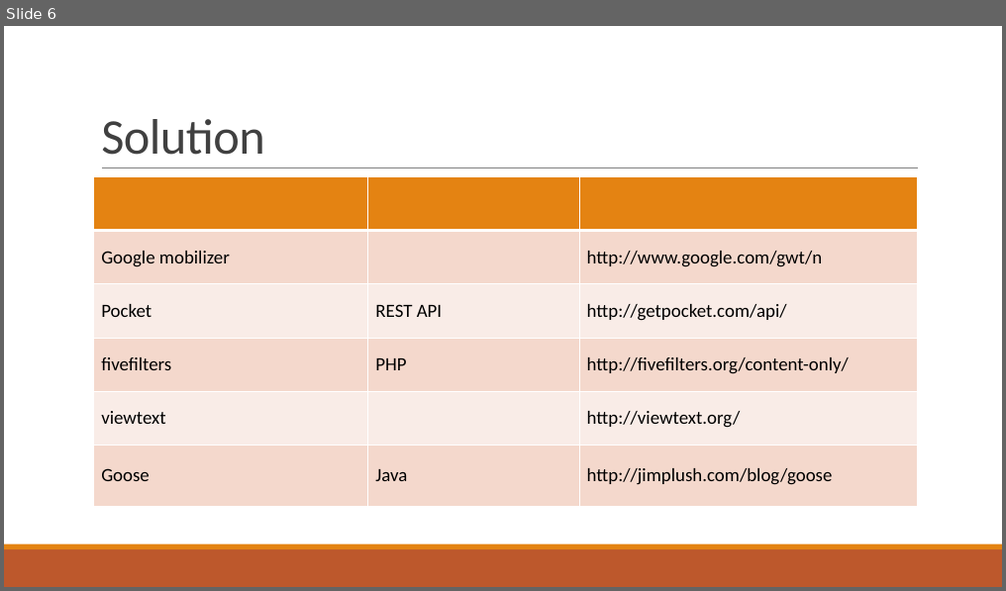
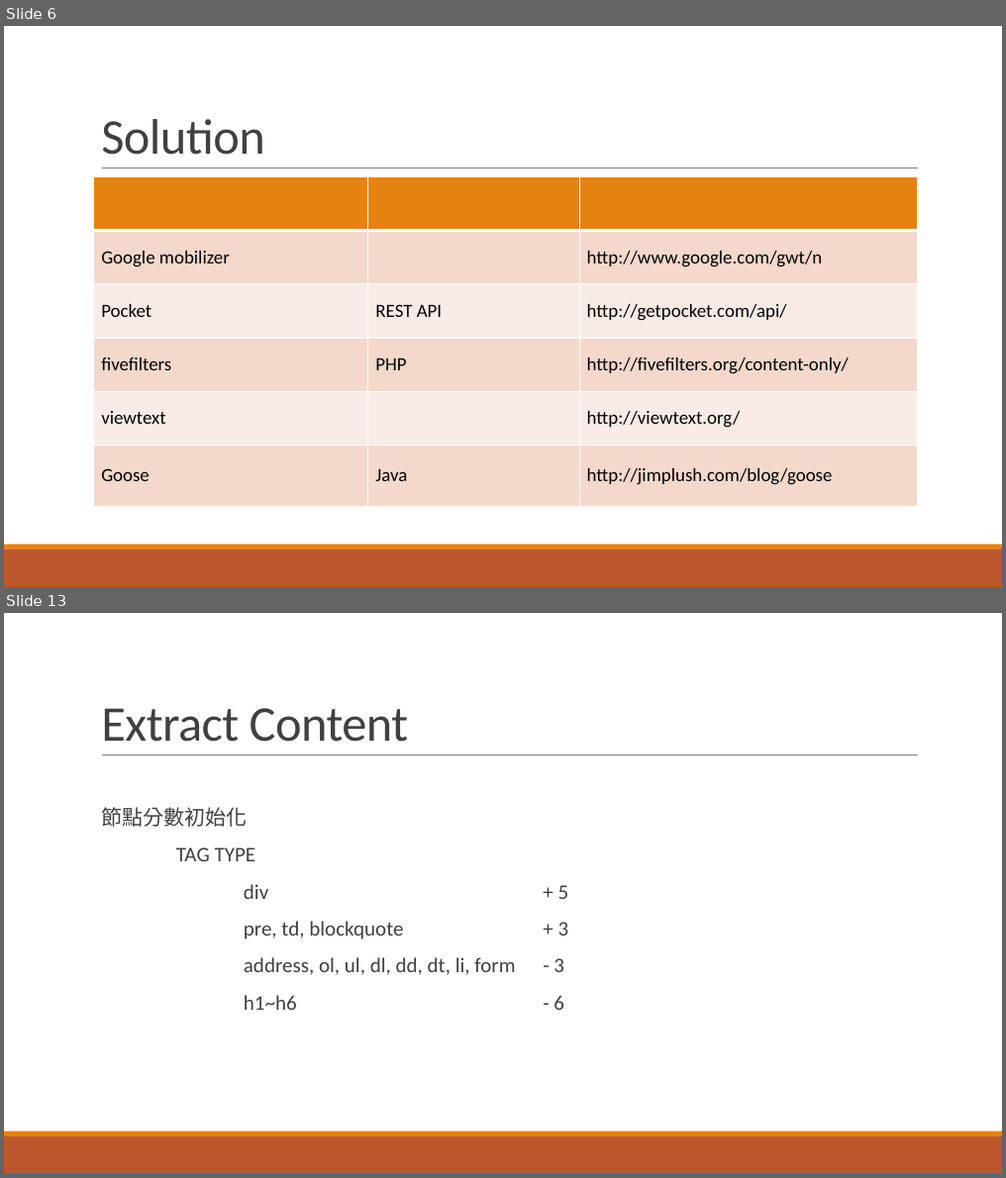
Before and after one commit to KemingChen/IR, a slide deck: Fianl/final.pptx. Shown one above the other, each under a label of ours: slide 6 before the commit, slides 6 and 13 after it; the slides between them are not shown. The pictures are 1006x591 and 1006x1178 pixels, drawn with LibreOffice and Linux fonts; fonts in the diff are those of the drawing. Boxes give left, top, right and bottom in pixels: in the first picture for what was removed or moved away, otherwise in the second. Text is boxed around its words. In the diff, an @@ line names an element or a change of style, - is before the commit and + after.

```diff
--- a/Fianl/final.pptx
+++ b/Fianl/final.pptx
@@ slide 13 added at (x1=4, y1=613, x2=1002, y2=1174), background #FFFFFF; not listed: 3 template elements that a slide beside it also shows @@
@@ title added at (x1=101, y1=708, x2=409, y2=742), 48 pt, text #404040 @@
+Extract Content
@@ text added at (x1=101, y1=807, x2=569, y2=1010), 20 pt, text #404040 @@
+  節點分數初始化
+TAG TYPE
+  div + 5
+  pre, td, blockquote + 3
+  address, ol, ul, dl, dd, dt, li, form - 3
+  h1~h6 - 6
```
Also in this commit, not shown: 1 slide changed, 13 other slides added, 1 other file.
